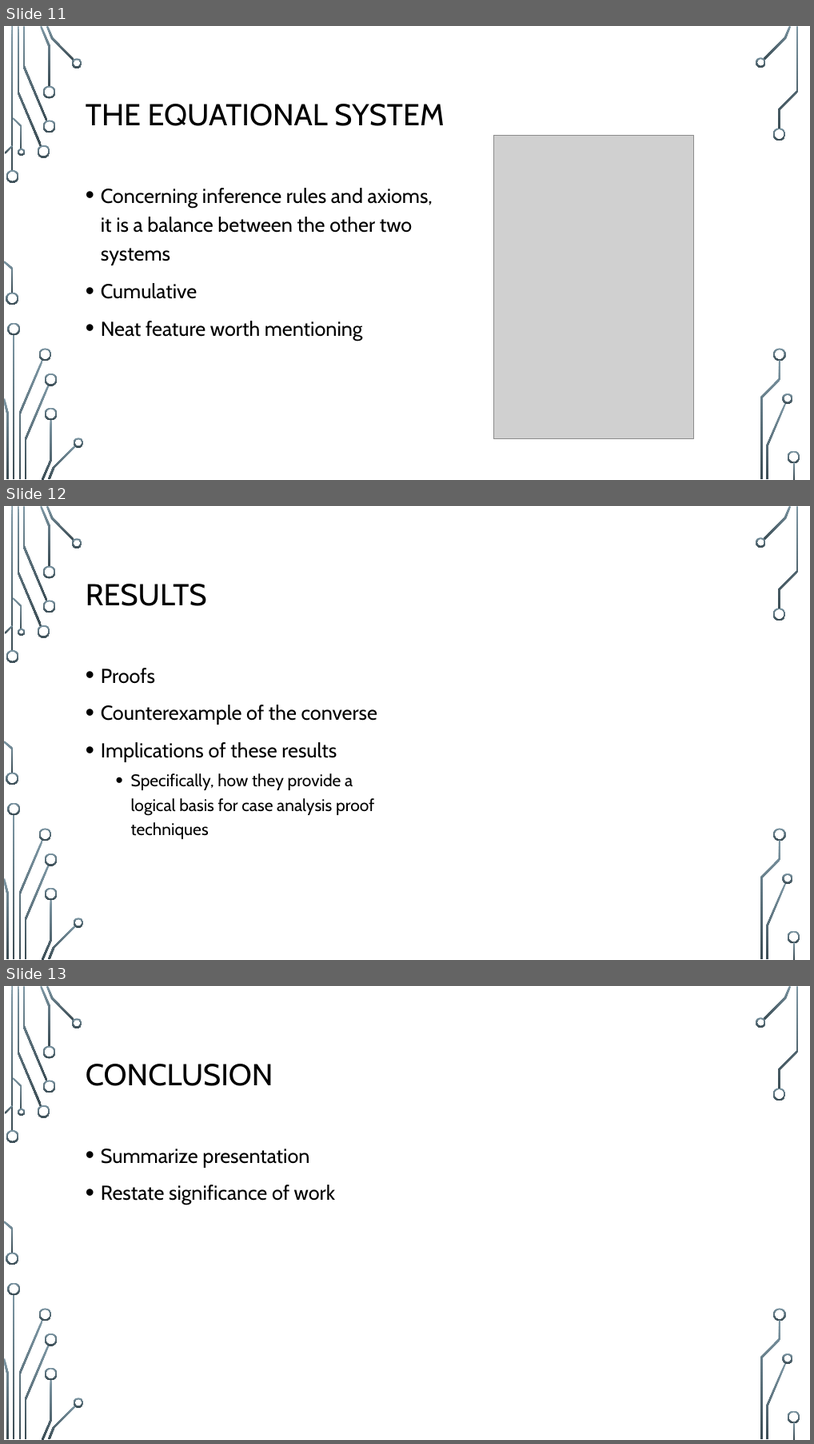
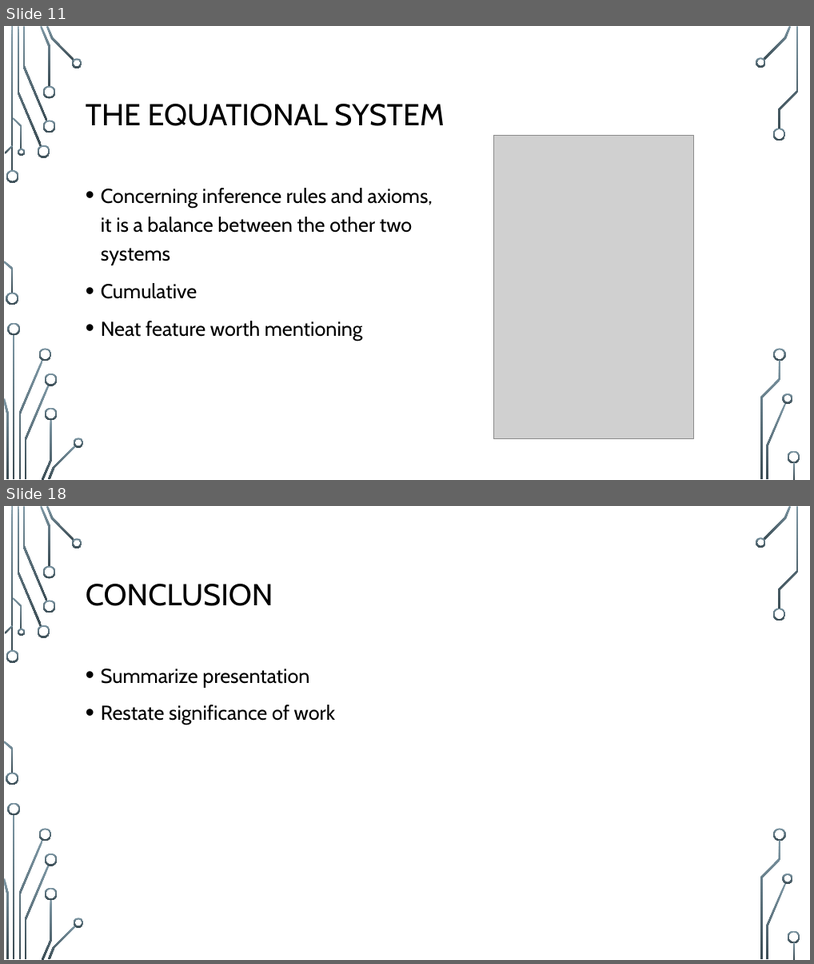
Before and after one commit to StanWarford/case-analysis, a slide deck: SCCUR-slides.pptx. Shown one above the other, each under a label of ours: slides 11, 12 and 13 before the commit, slides 11 and 18 after it; the slides between them are not shown. The pictures are 814x1444 and 814x964 pixels, drawn with LibreOffice and Linux fonts; fonts in the diff are those of the drawing; grey boxes stand for pictures; background and template pictures are left out. Boxes give left, top, right and bottom in pixels: in the first picture for what was removed or moved away, otherwise in the second. Text is boxed around its words. In the diff, an @@ line names an element or a change of style, - is before the commit and + after.

```diff
--- a/SCCUR-slides.pptx
+++ b/SCCUR-slides.pptx
@@ slide 12 removed at box(4, 506, 810, 960), background picture (left out); not listed: 36 template elements that a slide beside it also shows @@
@@ title removed at box(86, 584, 207, 606) @@
-RESULTS
@@ text removed at box(101, 668, 378, 839) @@
-• Proofs
-• Counterexample of the converse
-• Implications of these results
-  • Specifically, how they provide a logical basis for case analysis proof techniques
@@ what was slide 13 is now slide 18 @@
```
Also in this commit, not shown: 7 slides changed, 6 slides added.
